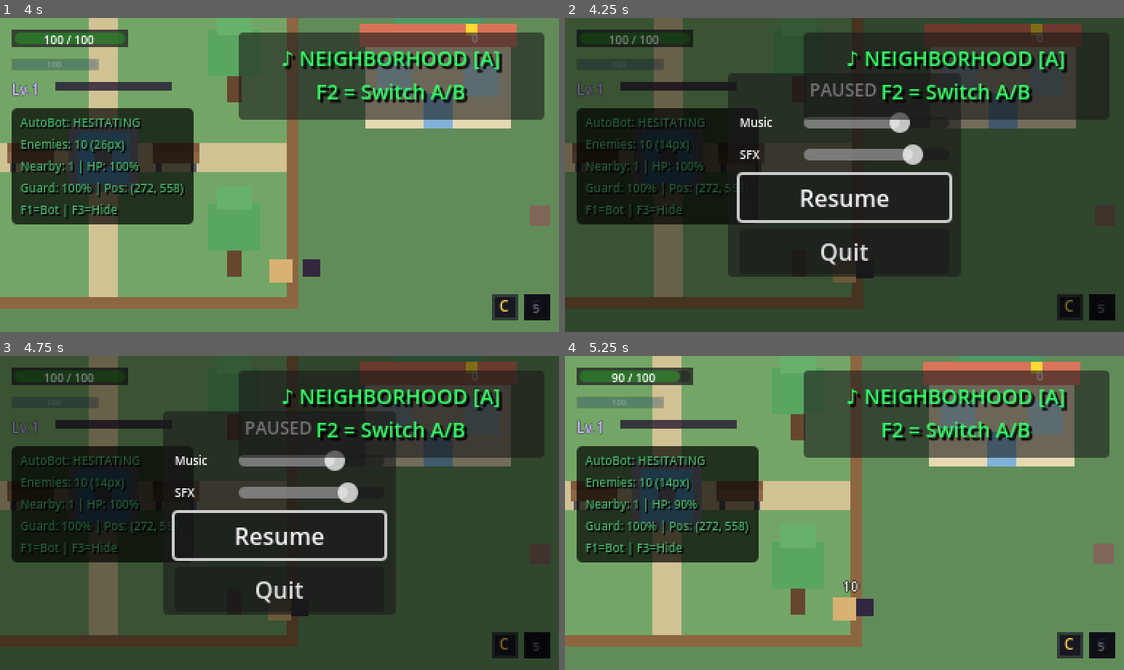
Above: before the commit, frames 1-4 (two rows, left to right).
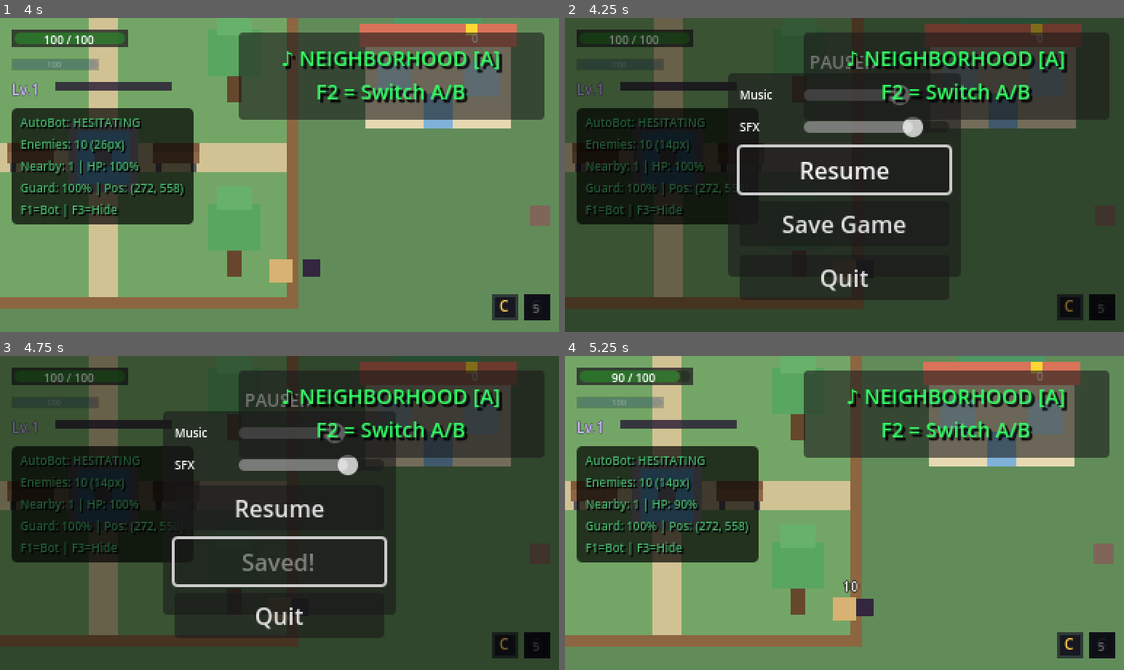
Above: after the commit, the same moments.

Repository: anthonyscry/momi-chronicles
Game: Godot game, scene res://ui/menus/title_screen.tscn
The game is run twice, just before and just after one commit, with the same random seed, the same clock (stepped at 60 frames per second) and the same inputs.
Inputs (mouse positions are in pixels of both pictures, inside the frame that each line leads up to):
- Up to frame 1 (4 s): tap Enter at 0.5 s; move the mouse to (402, 159) at 0.52 s; hold D (move_right) 0.53-1.28 s; hold Space (attack) 0.53-1.28 s; move the mouse to (167, 190) at 1.27 s; hold S (move_down) 1.28-2.03 s; tap V (block) at 1.35 s; move the mouse to (335, 105) at 2.02 s; hold D (move_right) 2.03-2.78 s; tap X (dodge) at 2.1 s; move the mouse to (251, 237) at 2.77 s; hold W (move_up) 2.78-3.53 s; tap E (interact) at 2.85 s; move the mouse to (447, 222) at 3.52 s; hold A (move_left) from 3.53 s (still down); hold Shift (run) from 3.53 s (still down)
- Up to frame 2 (4.25 s): keep holding A (move_left); keep holding Shift (run); tap Escape (pause) at 4.15 s
- Up to frame 3 (4.75 s): release A (move_left) at 4.25 s; release Shift (run) at 4.25 s; click (279, 563) at 4.25 s, where only the run after the commit has a clickable "Save Game"
- Up to frame 4 (5.25 s): click "Resume" at 5 s

Frame 1 is identical in both runs. In frame 2, 8.5% of the frame differs, in the area x 30-70%, y 12-90%; in frame 3, 8.2%; in frame 4, nothing differs.
Error in both runs: Invalid assignment of property or key 'patrol_points' with value of type 'Array' on a base object of type 'CharacterBody2D (Crow)'. (res://characters/enemies/s…

Commit message:
feat(14-02): add Save button to pause menu
- SaveButton between Resume and Quit
- Visual feedback: shows 'Saved!' for 1s on success
- Shows 'Save Failed' for 1s on failure
- Button disabled during feedback animation

Diff:
--- a/ui/menus/pause_menu.gd
+++ b/ui/menus/pause_menu.gd
@@ -4,6 +4,7 @@
 
 @onready var panel: Panel = $Panel
 @onready var resume_button: Button = $Panel/VBoxContainer/ResumeButton
+@onready var save_button: Button = $Panel/VBoxContainer/SaveButton
 @onready var quit_button: Button = $Panel/VBoxContainer/QuitButton
 @onready var music_slider: HSlider = $Panel/VBoxContainer/MusicContainer/MusicSlider
 @onready var sfx_slider: HSlider = $Panel/VBoxContainer/SFXContainer/SFXSlider
@@ -15,6 +16,7 @@
 
 	# Connect buttons
 	resume_button.pressed.connect(_on_resume_pressed)
+	save_button.pressed.connect(_on_save_pressed)
 	quit_button.pressed.connect(_on_quit_pressed)
 
 	# Connect sliders
@@ -46,6 +48,22 @@
 	GameManager.resume_game()
 
 
+func _on_save_pressed() -> void:
+	AudioManager.play_sfx("menu_select")
+	if SaveManager.save_game():
+		# Visual feedback - flash button text briefly
+		var original_text = save_button.text
+		save_button.text = "Saved!"
+		save_button.disabled = true
+		await get_tree().create_timer(1.0).timeout
+		save_button.text = original_text
+		save_button.disabled = false
+	else:
+		save_button.text = "Save Failed"
+		await get_tree().create_timer(1.0).timeout
+		save_button.text = "Save Game"
+
+
 func _on_quit_pressed() -> void:
 	AudioManager.play_sfx("menu_select")
 	AudioManager.save_settings()
--- a/ui/menus/pause_menu.tscn
+++ b/ui/menus/pause_menu.tscn
@@ -85,6 +85,10 @@
 layout_mode = 2
 text = "Resume"
 
+[node name="SaveButton" type="Button" parent="Panel/VBoxContainer"]
+layout_mode = 2
+text = "Save Game"
+
 [node name="QuitButton" type="Button" parent="Panel/VBoxContainer"]
 layout_mode = 2
 text = "Quit"
